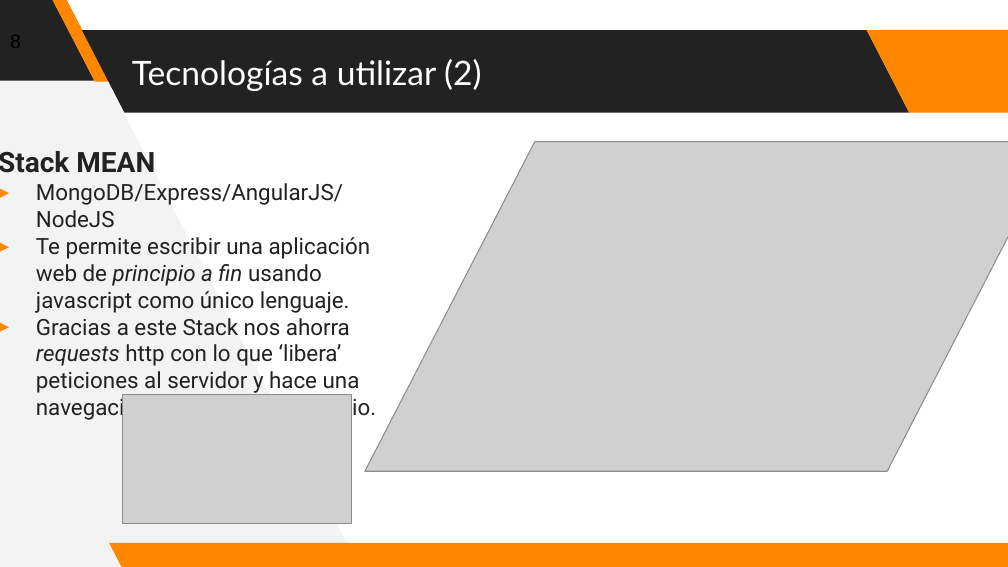
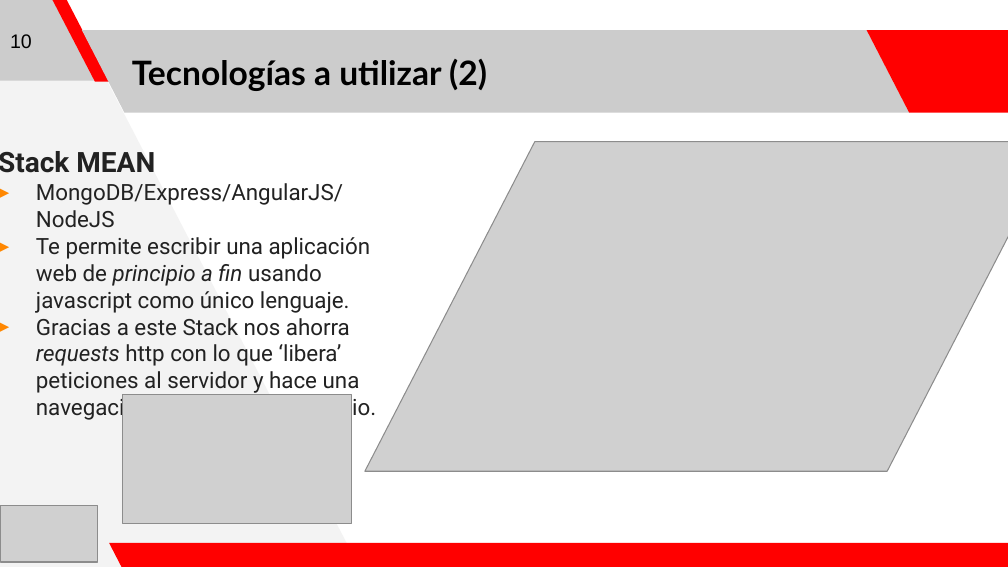
Before and after one commit to Linkk15/practicasEmpresa, a slide deck: slide 10 of appWebAngularJS/miPresent.pptx (slide 8 before the commit). Drawn at 1008x567 pixels with LibreOffice and Linux fonts; fonts in the diff are those of the drawing; grey boxes stand for pictures. Boxes give left, top, right and bottom in pixels: in the first picture for what was removed or moved away, otherwise in the second. Text is boxed around its words. In the diff, an @@ line names an element or a change of style, - is before the commit and + after.

```diff
--- a/appWebAngularJS/miPresent.pptx
+++ b/appWebAngularJS/miPresent.pptx
@@ parallelogram at <box>0,0,94,81</box>: fill #222222 to #CCCCCC @@
@@ page number added at <box>10,34,32,48</box>, 14 pt, text #000000 @@
+10
@@ parallelogram at <box>82,30,909,113</box>: fill #222222 to #CCCCCC @@
@@ title "Tecnologías a utilizar (2)" at <box>132,59,487,91</box>: text colour #FFFFFF to #000000, bold on @@
@@ picture added at <box>1,506,99,562</box> @@
@@ fill #FF8700 to #FF0000 in 3 elements at <box>52,0,110,82</box>, <box>867,30,1008,113</box>, <box>109,543,1008,567</box> @@
```
Also in this commit, not shown: 11 other slides changed, 3 slides added.
